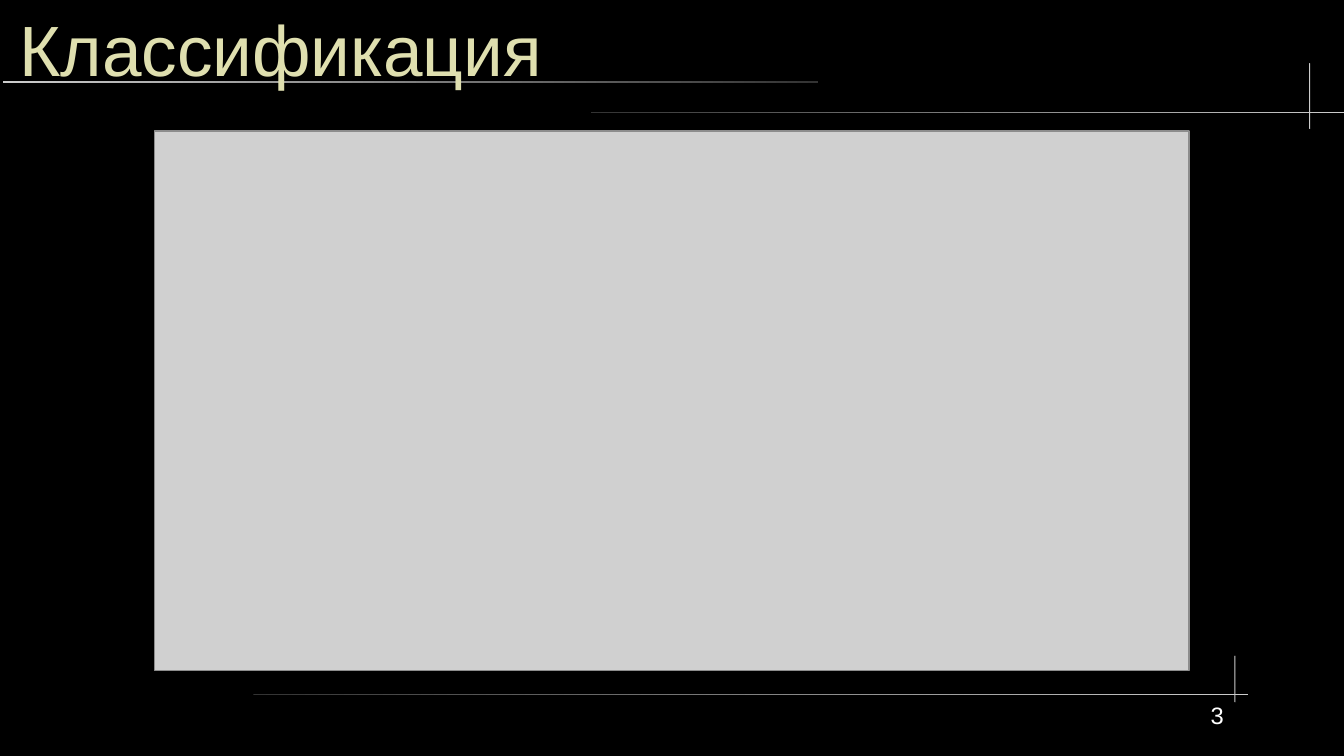
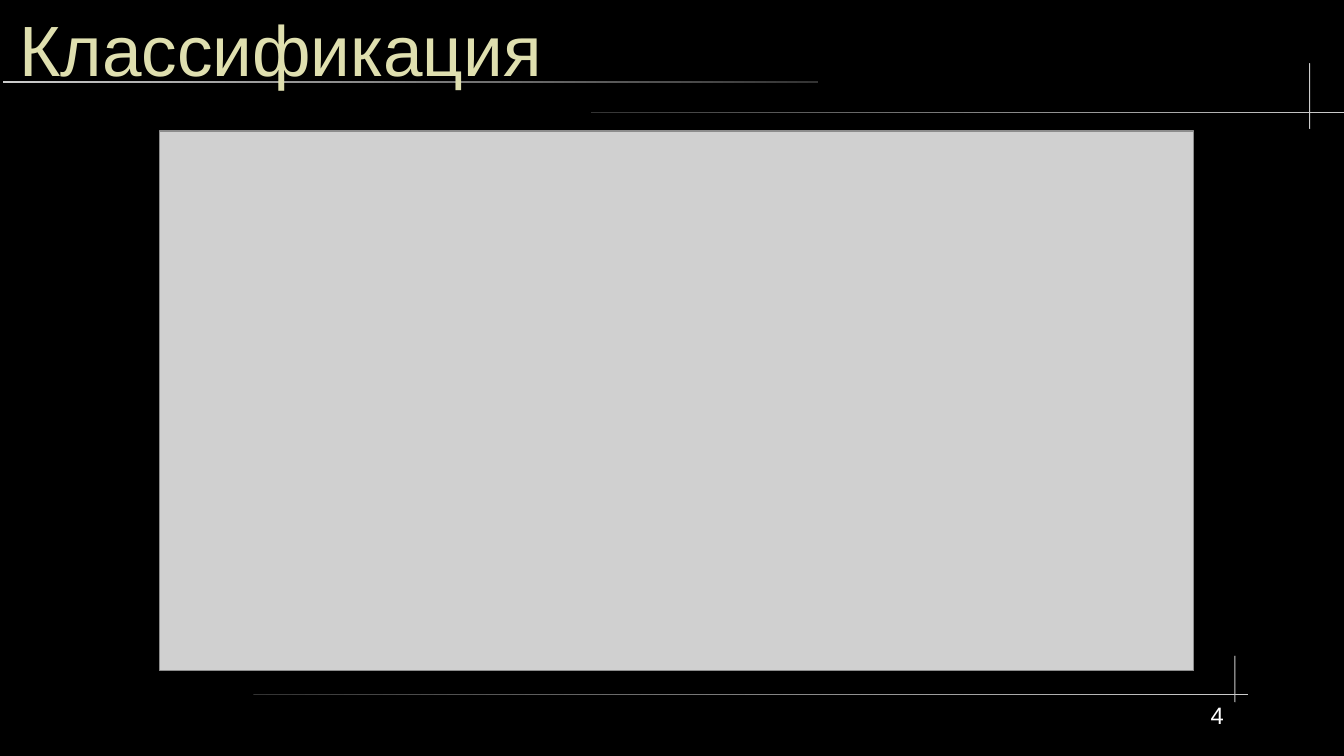
Before and after one commit to lxvevery1/LSTU_MAG, a slide deck: slide 4 of 5_1/ML/lab/coursework/presentation/ProjectOrg.odp (slide 3 before the commit). Drawn at 1344x756 pixels with LibreOffice and Linux fonts; fonts in the diff are those of the drawing; grey boxes stand for pictures. Boxes give left, top, right and bottom in pixels: in the first picture for what was removed or moved away, otherwise in the second. Text is boxed around its words. In the diff, an @@ line names an element or a change of style, - is before the commit and + after.

```diff
--- a/5_1/ML/lab/coursework/presentation/ProjectOrg.odp
+++ b/5_1/ML/lab/coursework/presentation/ProjectOrg.odp
@@ picture: place and size @@
-picture at bbox=[155, 130, 1189, 671]
+picture at bbox=[160, 130, 1194, 671]
@@ page number at bbox=[1211, 707, 1224, 724]: text changed @@
-3
+4
```
Also in this commit, not shown: 1 other slide changed, 1 slide added, 1 slide removed, 3 other files.
